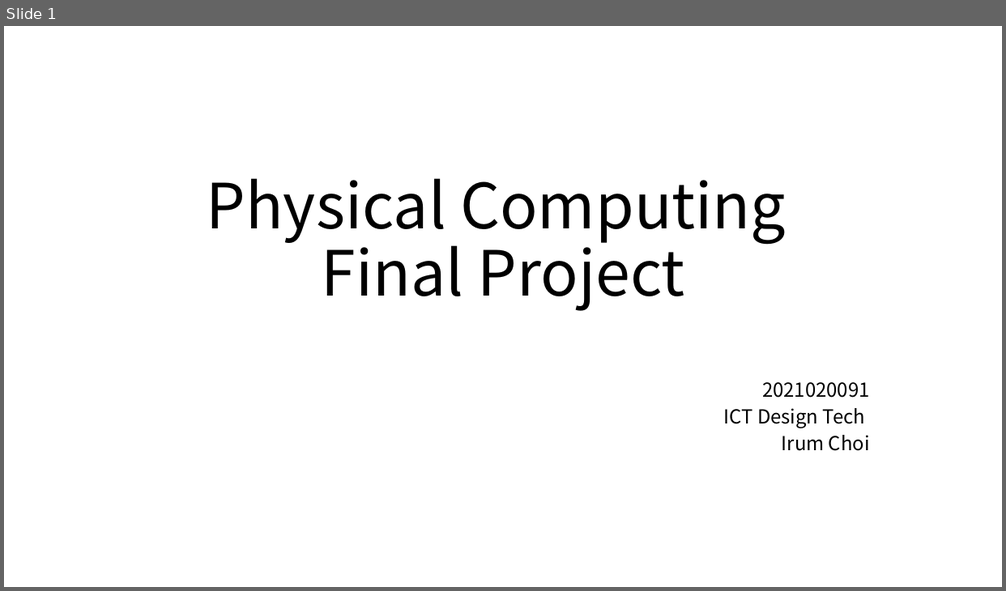
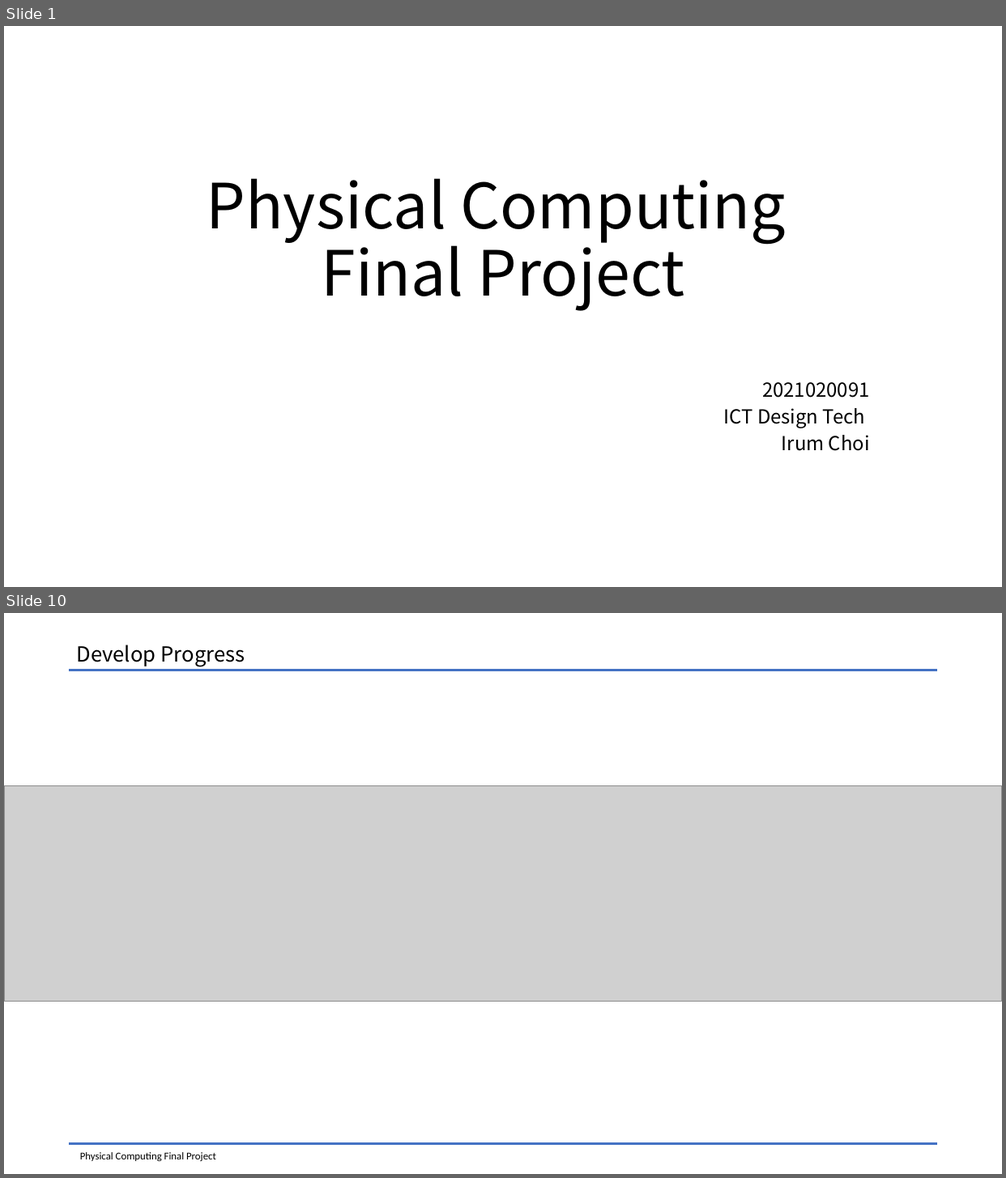
Before and after one commit to kimkyowon/Physical_Computing_Final, a slide deck: Physical_Computing/Documents/Physical Computing_Prototype.pptx. Shown one above the other, each under a label of ours: slide 1 before the commit, slides 1 and 10 after it; the slides between them are not shown. The pictures are 1006x591 and 1006x1178 pixels, drawn with LibreOffice and Linux fonts; fonts in the diff are those of the drawing; grey boxes stand for pictures. Boxes give left, top, right and bottom in pixels: in the first picture for what was removed or moved away, otherwise in the second. Text is boxed around its words. In the diff, an @@ line names an element or a change of style, - is before the commit and + after.

```diff
--- a/Physical_Computing/Documents/Physical Computing_Prototype.pptx
+++ b/Physical_Computing/Documents/Physical Computing_Prototype.pptx
@@ slide 10 added at box(4, 613, 1002, 1174), background #FFFFFF @@
@@ text added at box(76, 645, 245, 666), 20 pt, text #000000 @@
+Develop Progress
@@ line added from (69, 670) to (937, 670), #4472C4 2.5 pt @@
@@ picture added at box(4, 786, 1002, 1002) @@
@@ line added from (69, 1144) to (937, 1144), #4472C4 2.5 pt @@
@@ text added at box(80, 1152, 216, 1162), 10 pt, text #000000 @@
+Physical Computing Final Project
```
Also in this commit, not shown: 9 other slides added, 4 slides removed, 17 other files.
